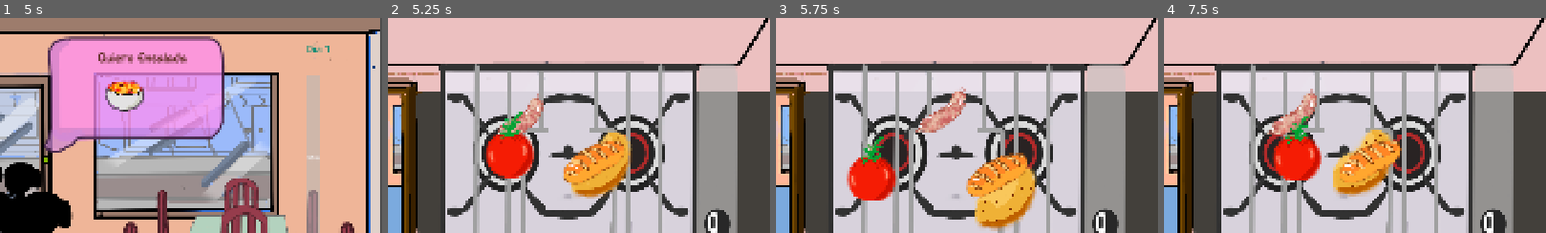
Above: before the commit, frames 1-4 (left to right).
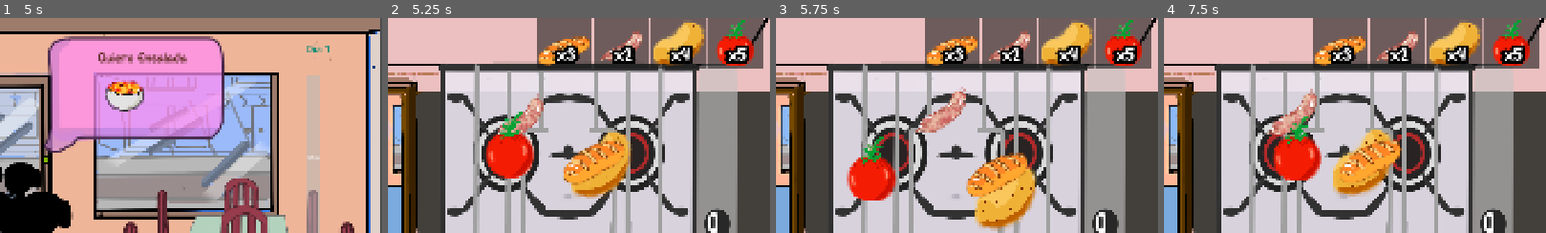
Above: after the commit, the same moments.

Repository: KimHana1/chorikazam
Game: Godot game, scene res://Escenas/control.tscn
The game is run twice, just before and just after one commit, with the same random seed, the same clock (stepped at 60 frames per second) and the same inputs.
Inputs (mouse positions are % of the whole screen's width and height, from its top left):
- Up to frame 1 (5 s): click (49, 33) at 0.5 s; tap Enter at 1.25, 2.75 s; move the mouse to (72, 45) at 1.27 s; click (72, 45) at 1.42 s; tap Space at 2 s; move the mouse to (30, 55) at 2.02 s; click (30, 55) at 2.17 s; move the mouse to (60, 28) at 2.77 s; click (60, 28) at 2.92 s; move the mouse to (45, 70) at 3.52 s; click (45, 70) at 3.67 s; move the mouse to (80, 65) at 4.27 s; click (80, 65) at 4.42 s
- Up to frame 2 (5.25 s): click (48, 75) at 5 s
- Up to frame 3 (5.75 s): no input
- Up to frame 4 (7.5 s): click (8, 92) at 5.75 s; click (59, 88) at 6.5 s; click (10, 12) at 7.25 s
The pictures show only the part of the screen within x 50-100%, y 0-50%; the shares and areas given below are measured in that part.

Frame 1 is identical in both runs. In frame 2, 13% of the frame differs, in the area x 39-99%, y 0-24%; in frame 3, 13%; in frame 4, 13%.

Commit message:
union matrimonial con el inventario

Diff:
--- a/Escenas/cocina.tscn
+++ b/Escenas/cocina.tscn
@@ -15,6 +15,7 @@
 [ext_resource type="Script" uid="uid://d3eq4oo7cqf6w" path="res://Escenas/area_cambio.gd" id="13_0j7s7"]
 [ext_resource type="Texture2D" uid="uid://bdxr4n5uwcyky" path="res://Sprites/botones/flecha come back foward.png" id="14_2xkeu"]
 [ext_resource type="Texture2D" uid="uid://pifcv4qgfqfg" path="res://Sprites/cocinaYTicket/soga.png" id="15_0obbl"]
+[ext_resource type="PackedScene" uid="uid://ldesc7fy78pa" path="res://Comercio/comer/EscenasComercio/InventarioGlobal.tscn" id="16_0j7s7"]
 
 [sub_resource type="RectangleShape2D" id="RectangleShape2D_jqnxx"]
 
@@ -208,6 +209,14 @@
 icon = ExtResource("14_2xkeu")
 flat = true
 
+[node name="UI  Inventario Global" parent="." unique_id=134098735 instance=ExtResource("16_0j7s7")]
+layout_mode = 0
+offset_left = 1332.001
+offset_top = 2.0
+offset_right = 2224.001
+offset_bottom = 222.0
+scale = Vector2(0.64000034, 0.55999976)
+
 [connection signal="pressed" from="Botoncompra" to="." method="_on_botoncompra_pressed"]
 [connection signal="input_event" from="Node2D/AreaCambio" to="Node2D/AreaCambio" method="_on_input_event"]
 [connection signal="pressed" from="BotonAtencion" to="." method="_on_boton_atencion_pressed"]
